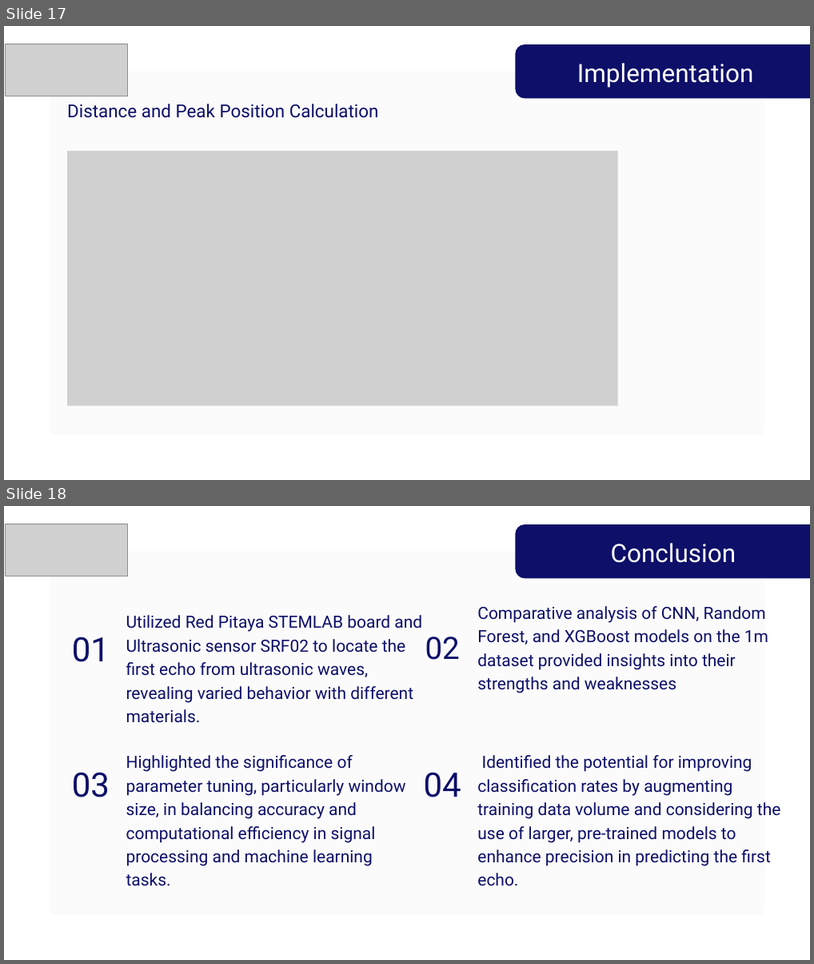
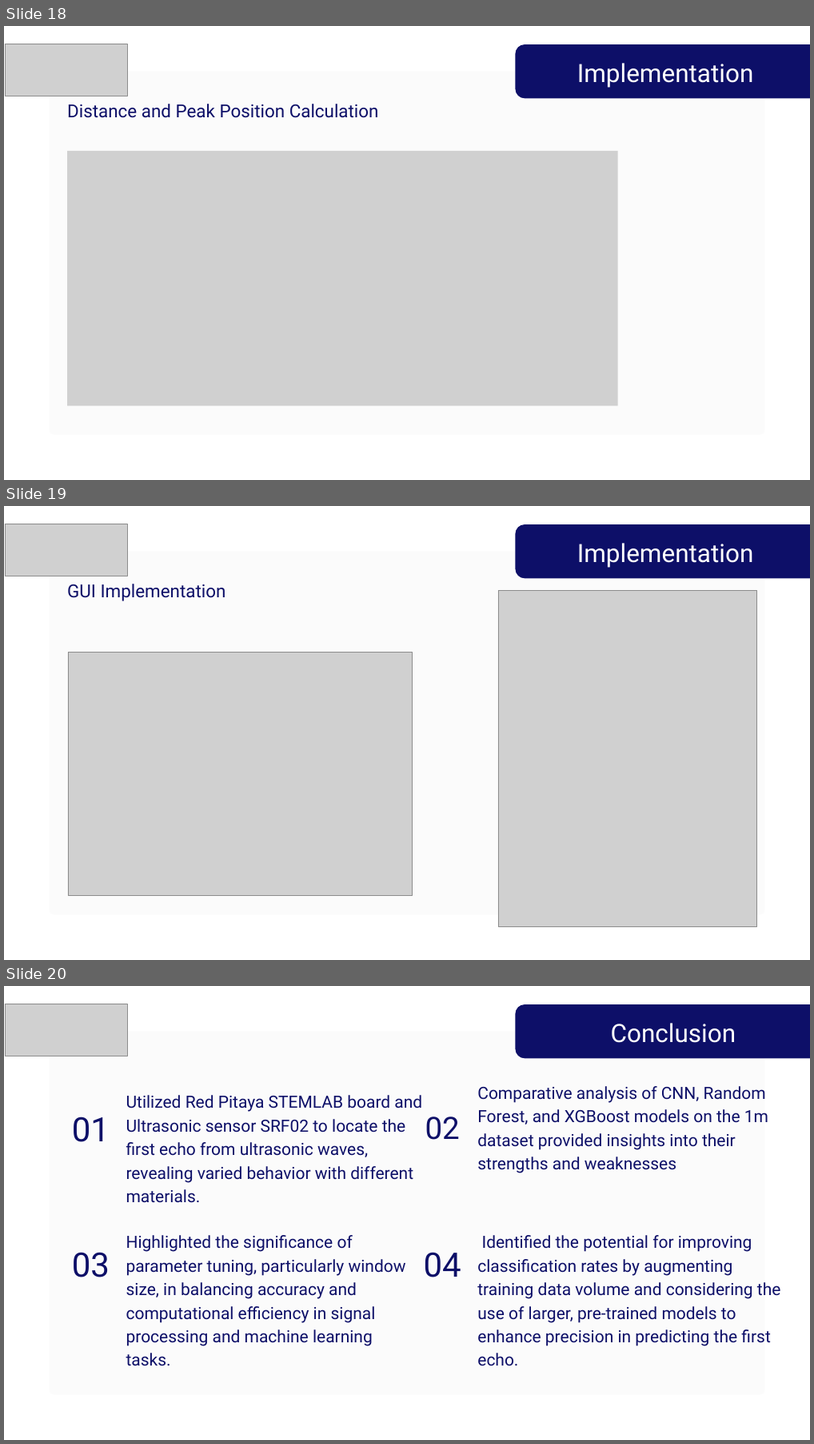
Before and after one commit to theertha18/AIS_ML, a slide deck: Documentation/ML-RE2 Final Presentation by Richa Padhi and Theertha Bharathan.pptx. Shown one above the other, each under a label of ours: slides 17 and 18 before the commit, slides 18, 19 and 20 after it. The pictures are 814x964 and 814x1444 pixels, drawn with LibreOffice and Linux fonts; fonts in the diff are those of the drawing; grey boxes stand for pictures; background and template pictures are left out. Boxes give left, top, right and bottom in pixels: in the first picture for what was removed or moved away, otherwise in the second. Text is boxed around its words. In the diff, an @@ line names an element or a change of style, - is before the commit and + after.

Commit message:
Updated ppt

```diff
--- a/Documentation/ML-RE2 Final Presentation by Richa Padhi and Theertha Bharathan.pptx
+++ b/Documentation/ML-RE2 Final Presentation by Richa Padhi and Theertha Bharathan.pptx
@@ slide 19 added at bbox=[4, 506, 810, 960], background picture (left out) @@
@@ picture added at bbox=[6, 524, 127, 576] @@
@@ freeform shape added at bbox=[516, 524, 810, 578], fill #0D0F68 @@
@@ freeform shape added at bbox=[49, 551, 765, 914], fill #FBFBFB at 90% opacity @@
@@ text added at bbox=[578, 543, 754, 568], 45 pt, text #FFFFFF @@
+Implementation
@@ text added at bbox=[67, 584, 226, 601], 32 pt, text #0D0F68 @@
+GUI Implementation
@@ picture added at bbox=[498, 590, 757, 926] @@
@@ picture added at bbox=[68, 652, 413, 895] @@
@@ what was slide 17 is now slide 18 @@
@@ what was slide 18 is now slide 20 @@
```
Also in this commit, not shown: 1 other slide added, 1 other file.
